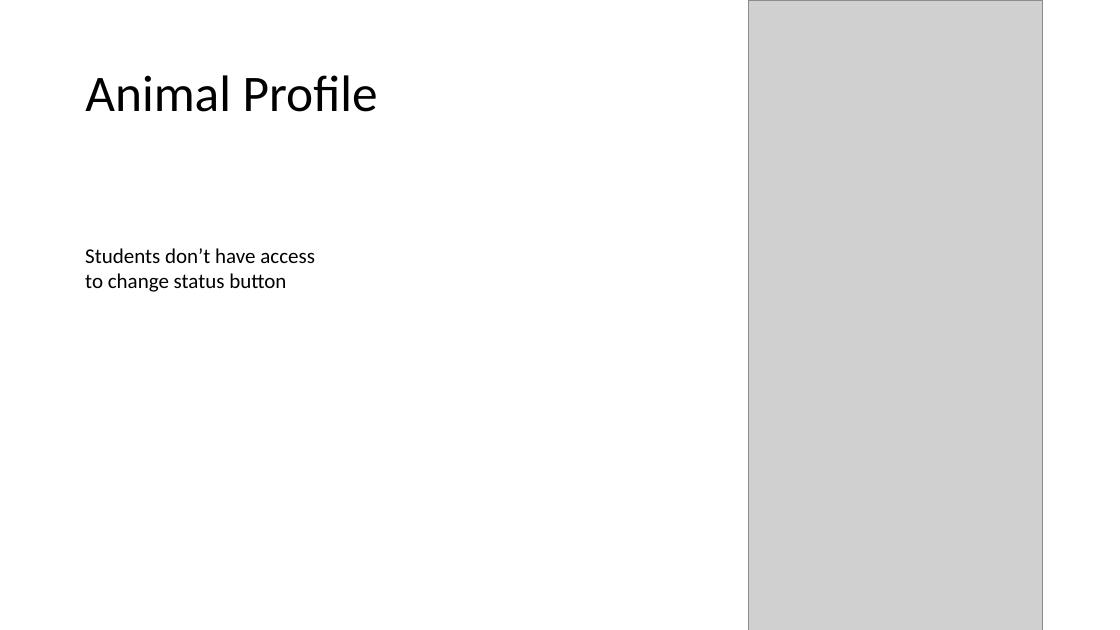
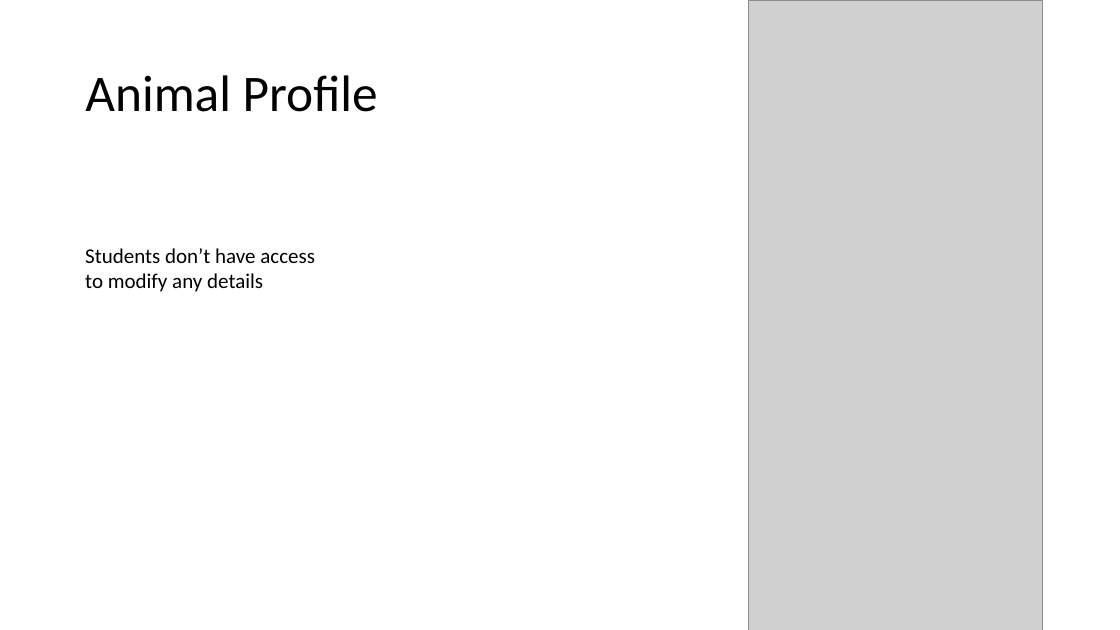
Before and after one commit to zbhavyai/veterinary-clinic, a slide deck: slide 11 of wireframing/Wireframes_v2.pptx. Drawn at 1120x630 pixels with LibreOffice and Linux fonts; fonts in the diff are those of the drawing; grey boxes stand for pictures. Boxes give left, top, right and bottom in pixels: in the first picture for what was removed or moved away, otherwise in the second. Text is boxed around its words. In the diff, an @@ line names an element or a change of style, - is before the commit and + after.

```diff
--- a/wireframing/Wireframes_v2.pptx
+++ b/wireframing/Wireframes_v2.pptx
@@ text at [85, 248, 315, 292]: text changed @@
-Students don’t have access to change status button
+Students don’t have access to modify any details
```
Also in this commit, not shown: 3 other slides changed.
